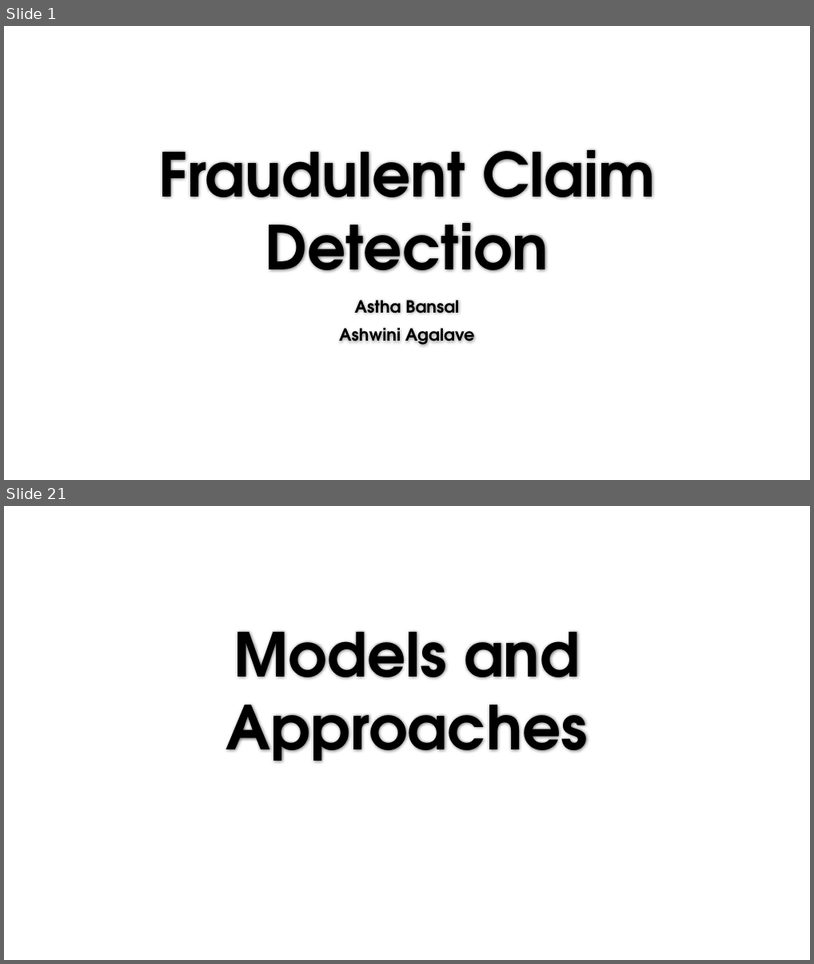
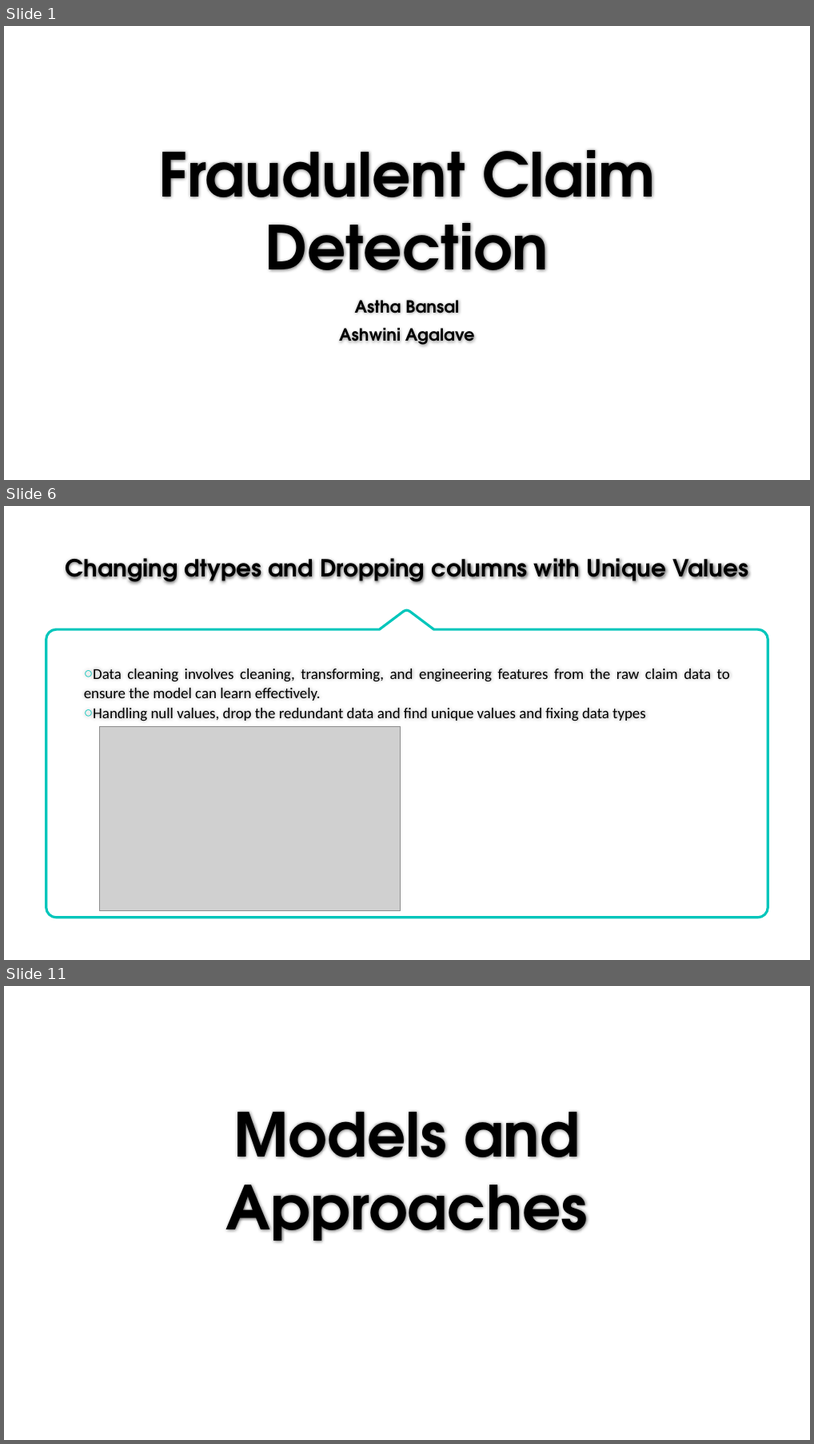
Before and after one commit to AshwiniA/Insurance-Fraud, a slide deck: Fraudulent Claim Detection.pptx. Shown one above the other, each under a label of ours: slides 1 and 21 before the commit, slides 1, 6 and 11 after it; the slides between them are not shown. The pictures are 814x964 and 814x1444 pixels, drawn with LibreOffice and Linux fonts; fonts in the diff are those of the drawing; grey boxes stand for pictures; background and template pictures are left out. Boxes give left, top, right and bottom in pixels: in the first picture for what was removed or moved away, otherwise in the second. Text is boxed around its words. In the diff, an @@ line names an element or a change of style, - is before the commit and + after.

```diff
--- a/Fraudulent Claim Detection.pptx
+++ b/Fraudulent Claim Detection.pptx
@@ slide 6 added at [4,506,810,960], background #FFFFFF @@
@@ title added at [66,558,749,584], 28 pt, text #000000, bold @@
+Changing dtypes and Dropping columns with Unique Values
@@ freeform shape added at [46,610,769,916], outline #00C6BB 3 pt @@
@@ text added at [84,668,730,721], 18 pt, text #000000 @@
+○ Data cleaning involves cleaning, transforming, and engineering features from the raw claim data to ensure the model can learn effectively.
+○ Handling null values, drop the redundant data and find unique values and fixing data types
@@ picture added at [99,726,401,910] @@
@@ what was slide 21 is now slide 11 @@
```
Also in this commit, not shown: 9 slides changed, 2 other slides added, 14 slides removed.
